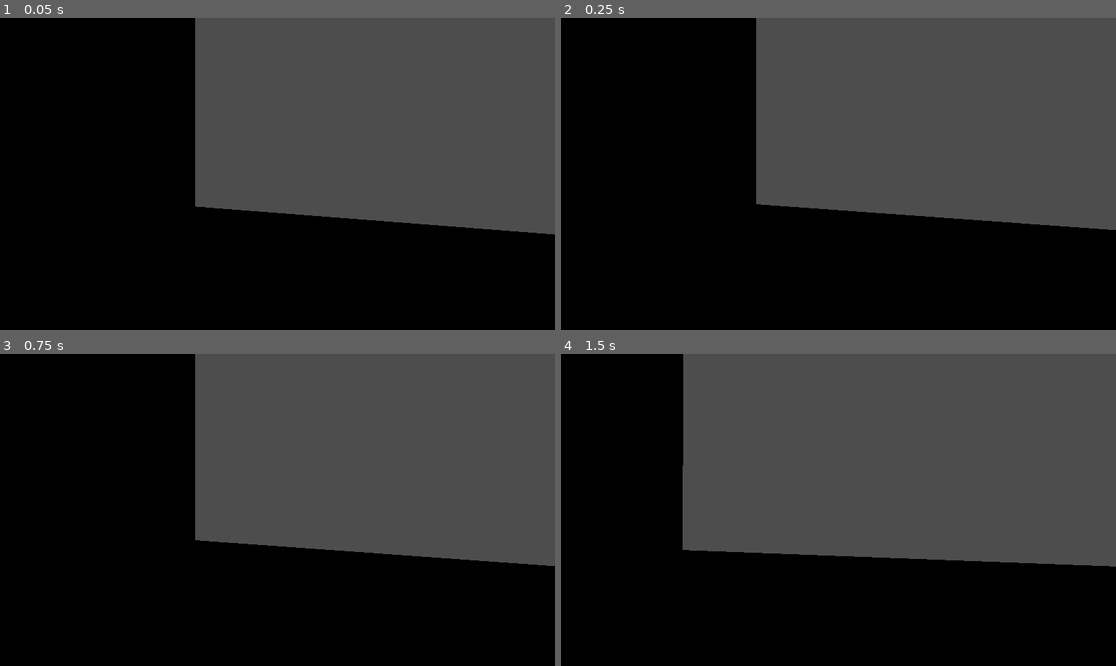
Above: before the commit, frames 1-4 (two rows, left to right).
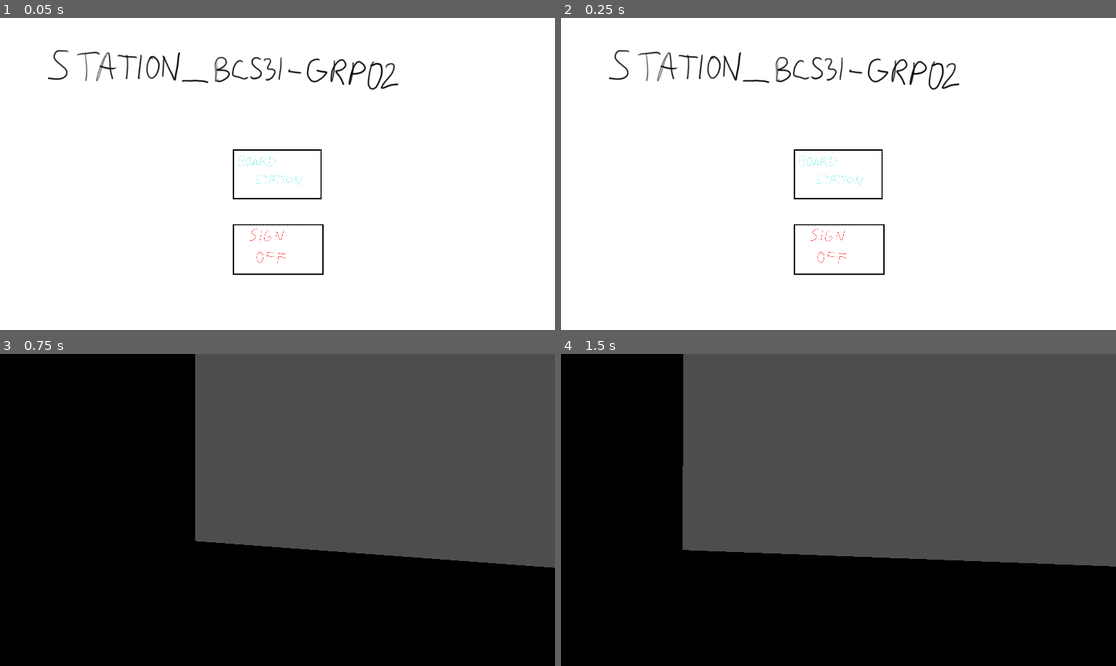
Above: after the commit, the same moments.

Repository: VicTCB/Automata-Group-2
Game: Godot game, scene res://Scenes/MainMenu/main_menu.tscn
The game is run twice, just before and just after one commit, with the same random seed, the same clock (stepped at 60 frames per second) and the same inputs. Before the commit the project starts from res://Scenes/ControlRoom/command_room.tscn.
Inputs (mouse positions are in pixels of both pictures, inside the frame that each line leads up to):
- Up to frame 1 (0.05 s): no input
- Up to frame 2 (0.25 s): no input
- Up to frame 3 (0.75 s): click (277, 510) at 0.52 s
- Up to frame 4 (1.5 s): tap Enter at 1.25 s; move the mouse to (866, 510) at 1.27 s; hold W (Movement_Forward) from 1.28 s (still down); tap F (User_Interact) at 1.35 s

The runs differ from the first frame. In frame 1, 100% of the frame differs, in the area x 0-100%, y 0-100%; in frame 2, 100%; in frame 3, 0.3%; in frame 4, nothing differs.

Commit message:
Finished the right side monitor
made the monitor on the right side interactable and functional

Diff:
--- a/automata/Scenes/ControlRoom/command_room.tscn
+++ b/automata/Scenes/ControlRoom/command_room.tscn
@@ -1,6 +1,7 @@
 [gd_scene format=3 uid="uid://3yytfsd5cg5j"]
 
 [ext_resource type="PackedScene" uid="uid://crpm8k7iv256a" path="res://Scenes/Player/User.tscn" id="1_b8iws"]
+[ext_resource type="Script" uid="uid://bu6n8kiada7aq" path="res://Scripts/ControlRoom/Monitor2/monitor2.gd" id="1_uic7p"]
 
 [sub_resource type="StandardMaterial3D" id="StandardMaterial3D_tsrhs"]
 albedo_color = Color(0.33333334, 0.33333334, 0.33333334, 1)
@@ -8,8 +9,16 @@
 [sub_resource type="StandardMaterial3D" id="StandardMaterial3D_b8iws"]
 albedo_color = Color(0, 0, 0, 0)
 
+[sub_resource type="PhysicsMaterial" id="PhysicsMaterial_b8iws"]
+
 [sub_resource type="StandardMaterial3D" id="StandardMaterial3D_uic7p"]
-albedo_color = Color(0.39215687, 0.5921569, 0.69411767, 1)
+albedo_color = Color(0.7529412, 1, 1, 1)
+
+[sub_resource type="BoxMesh" id="BoxMesh_tqsu5"]
+material = SubResource("StandardMaterial3D_uic7p")
+
+[sub_resource type="BoxShape3D" id="BoxShape3D_b8iws"]
+size = Vector3(0.49609375, 4.998413, 6.9967957)
 
 [node name="CommandRoom" type="Node3D" unique_id=581454864]
 
@@ -46,10 +55,18 @@
 size = Vector3(1, 1.383667, 0.4711914)
 material = SubResource("StandardMaterial3D_b8iws")
 
-[node name="CSGBox3D2" type="CSGBox3D" parent="GiantScreen" unique_id=1987428742]
-transform = Transform3D(1, 0, 0, 0, 1, 0, 0, 0, 1, -7.261002, 4.1155996, -0.5671766)
-size = Vector3(0.37402344, 4.8808594, 7.4815063)
-material = SubResource("StandardMaterial3D_uic7p")
-
 [node name="User" parent="." unique_id=1947249384 instance=ExtResource("1_b8iws")]
 transform = Transform3D(0.9269681, 0, 0.3751406, 0, 1, 0, -0.3751406, 0, 0.9269681, 0, 1.4330149, 0)
+
+[node name="Monitor2" type="StaticBody3D" parent="." unique_id=40610691]
+transform = Transform3D(1, 0, 0, 0, 1, 0, 0, 0, 1, -7.1669326, 3.6367178, 0)
+physics_material_override = SubResource("PhysicsMaterial_b8iws")
+script = ExtResource("1_uic7p")
+
+[node name="MeshInstance3D" type="MeshInstance3D" parent="Monitor2" unique_id=1201350517]
+transform = Transform3D(0.5, 0, 0, 0, 5, 0, 0, 0, 7, 0, 0, 0)
+mesh = SubResource("BoxMesh_tqsu5")
+
+[node name="CollisionShape3D" type="CollisionShape3D" parent="Monitor2" unique_id=5473313]
+transform = Transform3D(1, 0, 0, 0, 1, 0, 0, 0, 1, -0.0008454323, 0.0014038086, -0.0014190674)
+shape = SubResource("BoxShape3D_b8iws")
--- /dev/null
+++ b/automata/Scenes/DFA1/cfg_1.tscn
@@ -0,0 +1,30 @@
+[gd_scene format=3 uid="uid://c4hncjx20hgrl"]
+
+[ext_resource type="Texture2D" uid="uid://dlyh3rxojompj" path="res://Assets/2D/DFA1/placeholderCFG1.png" id="1_lwgs7"]
+[ext_resource type="Script" uid="uid://gwnbx22ii18j" path="res://Scripts/DFA1/cfg_1.gd" id="2_72ovq"]
+[ext_resource type="PackedScene" uid="uid://cc8045aqvctug" path="res://Scenes/Others/back.tscn" id="2_nifsw"]
+
+[sub_resource type="StyleBoxTexture" id="StyleBoxTexture_nifsw"]
+texture = ExtResource("1_lwgs7")
+
+[node name="CFG1" type="Panel" unique_id=82988731]
+anchors_preset = 15
+anchor_right = 1.0
+anchor_bottom = 1.0
+grow_horizontal = 2
+grow_vertical = 2
+theme_override_styles/panel = SubResource("StyleBoxTexture_nifsw")
+script = ExtResource("2_72ovq")
+
+[node name="Back" parent="." unique_id=1981862376 instance=ExtResource("2_nifsw")]
+layout_mode = 1
+anchor_left = 0.5
+anchor_top = 0.832
+anchor_right = 0.5
+anchor_bottom = 0.832
+offset_left = -147.0
+offset_top = -74.56
+offset_right = 153.0
+offset_bottom = 75.44
+grow_horizontal = 1
+grow_vertical = 1
--- /dev/null
+++ b/automata/Scenes/DFA1/pda_1.tscn
@@ -0,0 +1,30 @@
+[gd_scene format=3 uid="uid://bjl8k20wsjk0s"]
+
+[ext_resource type="Texture2D" uid="uid://ceh4i120fis1h" path="res://Assets/2D/DFA1/placeholderPDA1.png" id="1_56fvh"]
+[ext_resource type="Script" uid="uid://d0tetdwskxo5c" path="res://Scripts/DFA1/pda_1.gd" id="2_kjxci"]
+[ext_resource type="PackedScene" uid="uid://cc8045aqvctug" path="res://Scenes/Others/back.tscn" id="2_xy8ym"]
+
+[sub_resource type="StyleBoxTexture" id="StyleBoxTexture_xy8ym"]
+texture = ExtResource("1_56fvh")
+
+[node name="PDA1" type="Panel" unique_id=1764836357]
+anchors_preset = 15
+anchor_right = 1.0
+anchor_bottom = 1.0
+grow_horizontal = 2
+grow_vertical = 2
+theme_override_styles/panel = SubResource("StyleBoxTexture_xy8ym")
+script = ExtResource("2_kjxci")
+
+[node name="Back" parent="." unique_id=1981862376 instance=ExtResource("2_xy8ym")]
+layout_mode = 1
+anchor_left = 0.5
+anchor_top = 0.84700006
+anchor_right = 0.5
+anchor_bottom = 0.84700006
+offset_left = -152.0
+offset_top = -74.76007
+offset_right = 148.0
+offset_bottom = 75.23993
+grow_horizontal = 1
+grow_vertical = 1
--- /dev/null
+++ b/automata/Scenes/DFA1/reg_ex_1.tscn
@@ -0,0 +1,30 @@
+[gd_scene format=3 uid="uid://cws0bd3vlpgyg"]
+
+[ext_resource type="Texture2D" uid="uid://w1wf7igqo1ji" path="res://Assets/2D/DFA1/placeholderRegEx1.png" id="1_vl8gn"]
+[ext_resource type="Script" uid="uid://doebako4afyvp" path="res://Scripts/DFA1/reg_ex_1.gd" id="2_87k1f"]
+[ext_resource type="PackedScene" uid="uid://cc8045aqvctug" path="res://Scenes/Others/back.tscn" id="2_mwnme"]
+
+[sub_resource type="StyleBoxTexture" id="StyleBoxTexture_mwnme"]
+texture = ExtResource("1_vl8gn")
+
+[node name="RegEx1" type="Panel" unique_id=914070162]
+anchors_preset = 15
+anchor_right = 1.0
+anchor_bottom = 1.0
+grow_horizontal = 2
+grow_vertical = 2
+theme_override_styles/panel = SubResource("StyleBoxTexture_mwnme")
+script = ExtResource("2_87k1f")
+
+[node name="Back" parent="." unique_id=1981862376 instance=ExtResource("2_mwnme")]
+layout_mode = 1
+anchor_left = 0.5
+anchor_top = 0.85200006
+anchor_right = 0.5
+anchor_bottom = 0.85200006
+offset_left = -149.0
+offset_top = -75.160034
+offset_right = 151.0
+offset_bottom = 74.839966
+grow_horizontal = 1
+grow_vertical = 1
--- /dev/null
+++ b/automata/Scenes/DFA2/cfg_2.tscn
@@ -0,0 +1,30 @@
+[gd_scene format=3 uid="uid://cby7c543h87kn"]
+
+[ext_resource type="Texture2D" uid="uid://bhd3kav5dxe6b" path="res://Assets/2D/DFA2/placeholderCFG2.png" id="1_47o5j"]
+[ext_resource type="PackedScene" uid="uid://cc8045aqvctug" path="res://Scenes/Others/back.tscn" id="2_bfhkw"]
+[ext_resource type="Script" uid="uid://jcu6hrux2e86" path="res://Scripts/DFA2/cfg_2.gd" id="2_cg8lx"]
+
+[sub_resource type="StyleBoxTexture" id="StyleBoxTexture_bfhkw"]
+texture = ExtResource("1_47o5j")
+
+[node name="CFG2" type="Panel" unique_id=1566085783]
+anchors_preset = 15
+anchor_right = 1.0
+anchor_bottom = 1.0
+grow_horizontal = 2
+grow_vertical = 2
+theme_override_styles/panel = SubResource("StyleBoxTexture_bfhkw")
+script = ExtResource("2_cg8lx")
+
+[node name="Back" parent="." unique_id=1981862376 instance=ExtResource("2_bfhkw")]
+layout_mode = 1
+anchor_left = 0.5
+anchor_top = 0.836
+anchor_right = 0.5
+anchor_bottom = 0.836
+offset_left = -149.0
+offset_top = -74.880005
+offset_right = 151.0
+offset_bottom = 75.119995
+grow_horizontal = 1
+grow_vertical = 1
--- /dev/null
+++ b/automata/Scenes/DFA2/pda_2.tscn
@@ -0,0 +1,30 @@
+[gd_scene format=3 uid="uid://6dfik4vhiyek"]
+
+[ext_resource type="Texture2D" uid="uid://bktgxlgf1ikor" path="res://Assets/2D/DFA2/placeholderPDA2.png" id="1_wan87"]
+[ext_resource type="Script" uid="uid://2i1b7ppga5mu" path="res://Scripts/DFA2/pda_2.gd" id="2_qmo16"]
+[ext_resource type="PackedScene" uid="uid://cc8045aqvctug" path="res://Scenes/Others/back.tscn" id="2_rtet6"]
+
+[sub_resource type="StyleBoxTexture" id="StyleBoxTexture_rtet6"]
+texture = ExtResource("1_wan87")
+
+[node name="PDA2" type="Panel" unique_id=537300542]
+anchors_preset = 15
+anchor_right = 1.0
+anchor_bottom = 1.0
+grow_horizontal = 2
+grow_vertical = 2
+theme_override_styles/panel = SubResource("StyleBoxTexture_rtet6")
+script = ExtResource("2_qmo16")
+
+[node name="Back" parent="." unique_id=1981862376 instance=ExtResource("2_rtet6")]
+layout_mode = 1
+anchor_left = 0.5
+anchor_top = 0.81700003
+anchor_right = 0.5
+anchor_bottom = 0.81700003
+offset_left = -148.0
+offset_top = -74.36005
+offset_right = 152.0
+offset_bottom = 75.63995
+grow_horizontal = 1
+grow_vertical = 1
--- /dev/null
+++ b/automata/Scenes/DFA2/reg_ex_2.tscn
@@ -0,0 +1,30 @@
+[gd_scene format=3 uid="uid://ln4hs1qudrd4"]
+
+[ext_resource type="Texture2D" uid="uid://bixnhngn0i6lt" path="res://Assets/2D/DFA2/placeholderRegEx2.png" id="1_iywmg"]
+[ext_resource type="PackedScene" uid="uid://cc8045aqvctug" path="res://Scenes/Others/back.tscn" id="2_1ng3k"]
+[ext_resource type="Script" uid="uid://c0l673sjy6vmb" path="res://Scripts/DFA2/reg_ex_2.gd" id="2_u5of2"]
+
+[sub_resource type="StyleBoxTexture" id="StyleBoxTexture_3d3pp"]
+texture = ExtResource("1_iywmg")
+
+[node name="RegEx2" type="Panel" unique_id=862437441]
+anchors_preset = 15
+anchor_right = 1.0
+anchor_bottom = 1.0
+grow_horizontal = 2
+grow_vertical = 2
+theme_override_styles/panel = SubResource("StyleBoxTexture_3d3pp")
+script = ExtResource("2_u5of2")
+
+[node name="Back" parent="." unique_id=1981862376 instance=ExtResource("2_1ng3k")]
+layout_mode = 1
+anchor_left = 0.5
+anchor_top = 0.88500005
+anchor_right = 0.5
+anchor_bottom = 0.88500005
+offset_left = -149.0
+offset_top = -74.80005
+offset_right = 151.0
+offset_bottom = 75.19995
+grow_horizontal = 1
+grow_vertical = 1
--- a/automata/Scenes/MainMenu/main_menu.tscn
+++ b/automata/Scenes/MainMenu/main_menu.tscn
@@ -1,5 +1,55 @@
 [gd_scene format=3 uid="uid://bpjtbd8tlgn4e"]
 
+[ext_resource type="Texture2D" uid="uid://h8601gxjgm3c" path="res://Assets/2D/MainMenu/placeholderMainMenu.png" id="1_uqdog"]
+[ext_resource type="Script" uid="uid://ollpvcupnggb" path="res://Scripts/MainMenu/main_menu.gd" id="2_0qgbs"]
+[ext_resource type="Texture2D" uid="uid://61mha7q2hc8n" path="res://Assets/2D/MainMenu/placeholderPlay.png" id="2_v763k"]
+[ext_resource type="Texture2D" uid="uid://hbbcsolf5dms" path="res://Assets/2D/MainMenu/placeholderExit.png" id="3_qgdf6"]
+
+[sub_resource type="StyleBoxTexture" id="StyleBoxTexture_v763k"]
+texture = ExtResource("1_uqdog")
+
 [node name="MainMenuBG" type="Panel" unique_id=302614901]
-offset_right = 40.0
-offset_bottom = 40.0
+anchors_preset = 15
+anchor_right = 1.0
+anchor_bottom = 1.0
+grow_horizontal = 2
+grow_vertical = 2
+theme_override_styles/panel = SubResource("StyleBoxTexture_v763k")
+script = ExtResource("2_0qgbs")
+
+[node name="BoardStation" type="TextureButton" parent="." unique_id=785721556]
+layout_mode = 1
+anchors_preset = 8
+anchor_left = 0.5
+anchor_top = 0.5
+anchor_right = 0.5
+anchor_bottom = 0.5
+offset_left = -153.77783
+offset_top = -86.5
+offset_right = 153.77783
+offset_bottom = 86.5
+grow_horizontal = 2
+grow_vertical = 2
+texture_normal = ExtResource("2_v763k")
+ignore_texture_size = true
+stretch_mode = 0
+
+[node name="SignOff" type="TextureButton" parent="." unique_id=604549798]
+layout_mode = 1
+anchors_preset = -1
+anchor_left = 0.5
+anchor_top = 0.74200004
+anchor_right = 0.5
+anchor_bottom = 0.74200004
+offset_left = -154.0
+offset_top = -88.36005
+offset_right = 158.88892
+offset_bottom = 87.63995
+grow_horizontal = 2
+grow_vertical = 0
+texture_normal = ExtResource("3_qgdf6")
+ignore_texture_size = true
+stretch_mode = 0
+
+[connection signal="pressed" from="BoardStation" to="." method="_on_board_station_pressed"]
+[connection signal="pressed" from="SignOff" to="." method="_on_sign_off_pressed"]
--- /dev/null
+++ b/automata/Scenes/Others/back.tscn
@@ -0,0 +1,23 @@
+[gd_scene format=3 uid="uid://cc8045aqvctug"]
+
+[ext_resource type="Texture2D" uid="uid://wlbwbkdpkw1y" path="res://Assets/2D/Others/placeholderBack.png" id="1_h87xq"]
+[ext_resource type="Script" uid="uid://corxsm68775tv" path="res://Scripts/Others/back.gd" id="2_sp6n2"]
+
+[node name="Back" type="TextureButton" unique_id=1981862376]
+anchors_preset = -1
+anchor_left = 0.078
+anchor_top = 0.069000006
+anchor_right = 0.078
+anchor_bottom = 0.069000006
+offset_left = -149.76001
+offset_top = -74.520004
+offset_right = 150.23999
+offset_bottom = 75.479996
+grow_horizontal = 2
+grow_vertical = 2
+texture_normal = ExtResource("1_h87xq")
+ignore_texture_size = true
+stretch_mode = 0
+script = ExtResource("2_sp6n2")
+
+[connection signal="pressed" from="." to="." method="_on_pressed"]
--- /dev/null
+++ b/automata/Scenes/Others/monitor_2.tscn
@@ -0,0 +1,90 @@
+[gd_scene format=3 uid="uid://dbrkt3pfc4d3q"]
+
+[ext_resource type="Texture2D" uid="uid://b0w71nq12u226" path="res://Assets/2D/Monitor2/placeholderSecondMonitor.png" id="1_rp8s1"]
+[ext_resource type="Texture2D" uid="uid://d1d0g17cl2ftn" path="res://Assets/2D/Monitor2/placeholderShowPDA.png" id="2_4ln5h"]
+[ext_resource type="Script" uid="uid://cnsjfh6na3k8m" path="res://Scripts/Others/Monitor2/monitor2.gd" id="2_036g0"]
+[ext_resource type="Texture2D" uid="uid://dfsr61pxnj8u6" path="res://Assets/2D/Monitor2/placeholderShowCFG.png" id="3_dxwg2"]
+[ext_resource type="Texture2D" uid="uid://c47y1peinnpk7" path="res://Assets/2D/Monitor2/placeholderShowRegEx.png" id="4_dxwg2"]
+[ext_resource type="PackedScene" uid="uid://cc8045aqvctug" path="res://Scenes/Others/back.tscn" id="5_kela8"]
+[ext_resource type="PackedScene" uid="uid://3yytfsd5cg5j" path="res://Scenes/ControlRoom/command_room.tscn" id="7_exlko"]
+
+[sub_resource type="StyleBoxTexture" id="StyleBoxTexture_kgjnd"]
+texture = ExtResource("1_rp8s1")
+
+[node name="Monitor2" type="Panel" unique_id=48405234]
+anchors_preset = 15
+anchor_right = 1.0
+anchor_bottom = 1.0
+grow_horizontal = 2
+grow_vertical = 2
+theme_override_styles/panel = SubResource("StyleBoxTexture_kgjnd")
+script = ExtResource("2_036g0")
+
+[node name="ShowPDA" type="TextureButton" parent="." unique_id=674910020]
+layout_mode = 1
+anchors_preset = -1
+anchor_left = 0.5
+anchor_top = 0.40500003
+anchor_right = 0.5
+anchor_bottom = 0.40500003
+offset_left = -167.0
+offset_top = -96.400024
+offset_right = 174.33337
+offset_bottom = 95.599976
+grow_horizontal = 2
+grow_vertical = 2
+texture_normal = ExtResource("2_4ln5h")
+ignore_texture_size = true
+stretch_mode = 0
+
+[node name="ShowCFG" type="TextureButton" parent="." unique_id=1453565121]
+layout_mode = 1
+anchors_preset = -1
+anchor_left = 0.50200003
+anchor_top = 0.624
+anchor_right = 0.50200003
+anchor_bottom = 0.624
+offset_left = -170.84009
+offset_top = -96.920044
+offset_right = 172.27112
+offset_bottom = 96.079956
+grow_horizontal = 2
+grow_vertical = 2
+texture_normal = ExtResource("3_dxwg2")
+ignore_texture_size = true
+stretch_mode = 0
+
+[node name="ShowRegEx" type="TextureButton" parent="." unique_id=2011660755]
+layout_mode = 1
+anchors_preset = -1
+anchor_left = 0.503
+anchor_top = 0.82600003
+anchor_right = 0.503
+anchor_bottom = 0.82600003
+offset_left = -173.76001
+offset_top = -99.08002
+offset_right = 172.90674
+offset_bottom = 95.91998
+grow_horizontal = 2
+grow_vertical = 0
+texture_normal = ExtResource("4_dxwg2")
+ignore_texture_size = true
+stretch_mode = 0
+
+[node name="Back" parent="." unique_id=1981862376 instance=ExtResource("5_kela8")]
+layout_mode = 1
+anchor_left = 0.165
+anchor_top = 0.82900006
+anchor_right = 0.165
+anchor_bottom = 0.82900006
+offset_left = -150.56003
+offset_top = -74.84009
+offset_right = 149.43997
+offset_bottom = 75.15991
+grow_horizontal = 1
+grow_vertical = 1
+previous_scene = ExtResource("7_exlko")
+
+[connection signal="pressed" from="ShowPDA" to="." method="_on_show_pda_pressed"]
+[connection signal="pressed" from="ShowCFG" to="." method="_on_show_cfg_pressed"]
+[connection signal="pressed" from="ShowRegEx" to="." method="_on_show_reg_ex_pressed"]
--- /dev/null
+++ b/automata/Scripts/ControlRoom/Monitor2/monitor2.gd
@@ -0,0 +1,6 @@
+extends StaticBody3D
+
+func on_interact():
+	Input.mouse_mode = Input.MOUSE_MODE_VISIBLE
+	var report = load("res://Scenes/Others/monitor_2.tscn").instantiate()
+	get_tree().root.add_child(report)
--- /dev/null
+++ b/automata/Scripts/DFA1/cfg_1.gd
@@ -0,0 +1,4 @@
+extends Panel
+
+func _ready() -> void:
+	Input.mouse_mode = Input.MOUSE_MODE_VISIBLE
--- /dev/null
+++ b/automata/Scripts/DFA1/pda_1.gd
@@ -0,0 +1,4 @@
+extends Panel
+
+func _ready() -> void:
+	Input.mouse_mode = Input.MOUSE_MODE_VISIBLE
--- /dev/null
+++ b/automata/Scripts/DFA1/reg_ex_1.gd
@@ -0,0 +1,4 @@
+extends Panel
+
+func _ready() -> void:
+	Input.mouse_mode = Input.MOUSE_MODE_VISIBLE
--- /dev/null
+++ b/automata/Scripts/DFA2/cfg_2.gd
@@ -0,0 +1,4 @@
+extends Panel
+
+func _ready() -> void:
+	Input.mouse_mode = Input.MOUSE_MODE_VISIBLE
--- /dev/null
+++ b/automata/Scripts/DFA2/pda_2.gd
@@ -0,0 +1,4 @@
+extends Panel
+
+func _ready() -> void:
+	Input.mouse_mode = Input.MOUSE_MODE_VISIBLE
--- /dev/null
+++ b/automata/Scripts/DFA2/reg_ex_2.gd
@@ -0,0 +1,4 @@
+extends Panel
+
+func _ready() -> void:
+	Input.mouse_mode = Input.MOUSE_MODE_VISIBLE
--- /dev/null
+++ b/automata/Scripts/Globals/global.gd
@@ -0,0 +1,3 @@
+extends Node
+
+var active_dfa : int = 1
--- /dev/null
+++ b/automata/Scripts/MainMenu/main_menu.gd
@@ -0,0 +1,11 @@
+extends Panel
+
+func _ready() -> void:
+	Input.mouse_mode = Input.MOUSE_MODE_VISIBLE
+
+func _on_board_station_pressed() -> void:
+	get_tree().change_scene_to_file("res://Scenes/ControlRoom/command_room.tscn")
+
+
+func _on_sign_off_pressed() -> void:
+	get_tree().quit()
--- /dev/null
+++ b/automata/Scripts/Others/Monitor2/monitor2.gd
@@ -0,0 +1,30 @@
+extends Panel
+
+func _ready() -> void:
+	Input.mouse_mode = Input.MOUSE_MODE_VISIBLE
+
+func _on_show_pda_pressed() -> void:
+	var scene
+	if Global.active_dfa == 1:
+		scene = load("res://Scenes/DFA1/pda_1.tscn").instantiate()
+	else:
+		scene = load("res://Scenes/DFA2/pda_2.tscn").instantiate()
+	get_tree().root.add_child(scene)
+
+
+func _on_show_cfg_pressed() -> void:
+	var scene
+	if Global.active_dfa == 1:
+		scene = load("res://Scenes/DFA1/cfg_1.tscn").instantiate()
+	else:
+		scene = load("res://Scenes/DFA2/cfg_2.tscn").instantiate()
+	get_tree().root.add_child(scene)
+
+
+func _on_show_reg_ex_pressed() -> void:
+	var scene
+	if Global.active_dfa == 1:
+		scene = load("res://Scenes/DFA1/reg_ex_1.tscn").instantiate()
+	else:
+		scene = load("res://Scenes/DFA2/reg_ex_2.tscn").instantiate()
+	get_tree().root.add_child(scene)
--- /dev/null
+++ b/automata/Scripts/Others/back.gd
@@ -0,0 +1,4 @@
+extends TextureButton
+
+func _on_pressed() -> void:
+	get_parent().queue_free()
--- a/automata/Scripts/User/user.gd
+++ b/automata/Scripts/User/user.gd
@@ -10,6 +10,8 @@
 	Input.mouse_mode = Input.MOUSE_MODE_CAPTURED
 
 func _unhandled_input(event):
+	if event is InputEventMouseButton and event.pressed:
+		Input.mouse_mode = Input.MOUSE_MODE_CAPTURED
 	if event is InputEventMouseMotion:
 		rotate_y(-event.relative.x * MOUSE_SENSITIVITY)
 		camera.rotate_x(-event.relative.y * MOUSE_SENSITIVITY)
@@ -38,8 +40,7 @@
 func try_interact():
 	if interact_ray.is_colliding():
 		var target = interact_ray.get_collider()
-
 		if target.has_method("on_interact"):
 			target.on_interact()
-		else:
-			pass
+		elif target.get_parent().has_method("on_interact"):
+			target.get_parent().on_interact()
--- a/automata/project.godot
+++ b/automata/project.godot
@@ -11,9 +11,13 @@
 [application]
 
 config/name="Automata"
-run/main_scene="uid://3yytfsd5cg5j"
+run/main_scene="uid://bpjtbd8tlgn4e"
 config/features=PackedStringArray("4.6", "Forward Plus")
 config/icon="res://icon.svg"
+
+[autoload]
+
+Global="*uid://byc0wti1edvke"
 
 [display]
 
@@ -21,6 +25,10 @@
 window/size/viewport_height=1080
 window/size/mode=2
 window/size/borderless=true
+
+[global_group]
+
+interactable=""
 
 [input]
 
Not shown, added: automata/Scripts/ControlRoom/Monitor2/monitor2.gd.uid
Not shown, added: automata/Scripts/DFA1/cfg_1.gd.uid
Not shown, added: automata/Scripts/DFA1/pda_1.gd.uid
Not shown, added: automata/Scripts/DFA1/reg_ex_1.gd.uid
Not shown, added: automata/Scripts/DFA2/cfg_2.gd.uid
Not shown, added: automata/Scripts/DFA2/pda_2.gd.uid
Not shown, added: automata/Scripts/DFA2/reg_ex_2.gd.uid
Not shown, added: automata/Scripts/Globals/global.gd.uid
Not shown, added: automata/Scripts/MainMenu/main_menu.gd.uid
Not shown, added: automata/Scripts/Others/Monitor2/monitor2.gd.uid
Not shown, added: automata/Scripts/Others/back.gd.uid
